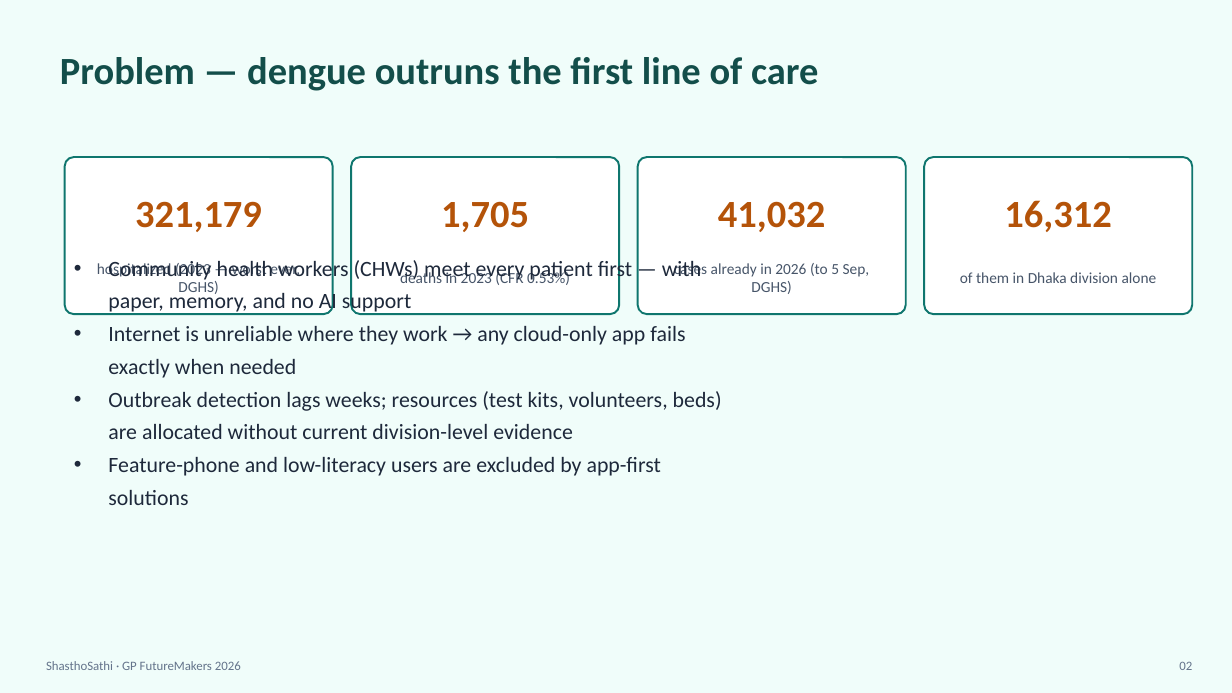
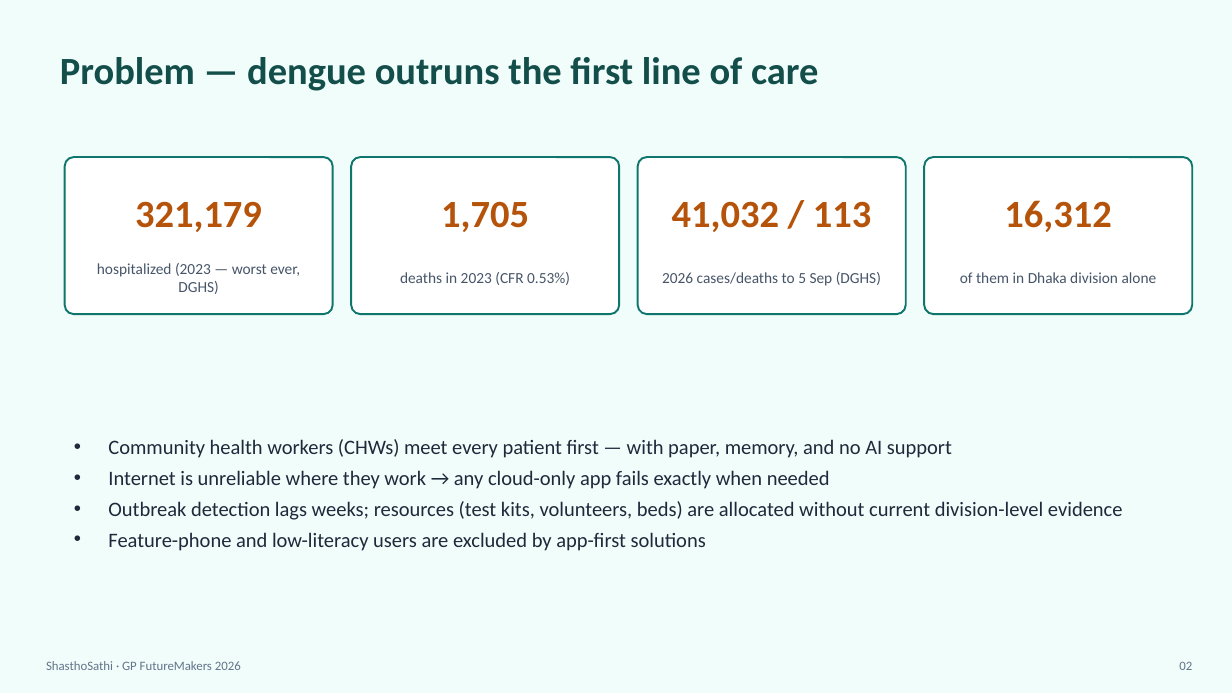
Before and after one commit to rudra496/shasthosathi, a slide deck: slide 2 of gp_submission/ShasthoSathi_GP_Deck.pptx. Drawn at 1232x693 pixels with LibreOffice and Linux fonts; fonts in the diff are those of the drawing. Boxes give left, top, right and bottom in pixels: in the first picture for what was removed or moved away, otherwise in the second. Text is boxed around its words. In the diff, an @@ line names an element or a change of style, - is before the commit and + after.

Commit message:
GP deck v2: judge-passed layout (full-width slides, team panel, no overlaps, 6-step journey, 113-deaths figure on slide 2)

```diff
--- a/gp_submission/ShasthoSathi_GP_Deck.pptx
+++ b/gp_submission/ShasthoSathi_GP_Deck.pptx
@@ text at [672, 201, 871, 232]: text changed @@
-41,032
+41,032 / 113
@@ text at [662, 272, 881, 286]: text changed @@
-cases already in 2026 (to 5 Sep, DGHS)
+2026 cases/deaths to 5 Sep (DGHS)
@@ text "Community health workers (CHWs) meet ...": place and size @@
-text "Community health workers (CHWs) meet ..." at [108, 257, 722, 505]
+text "Community health workers (CHWs) meet ..." at [108, 439, 1123, 551]
@@ text "Community health workers (CHWs) meet ..." at [108, 439, 1123, 551]: size 17 to 16 pt @@
```
Also in this commit, not shown: 10 other slides changed, 14 other files.
